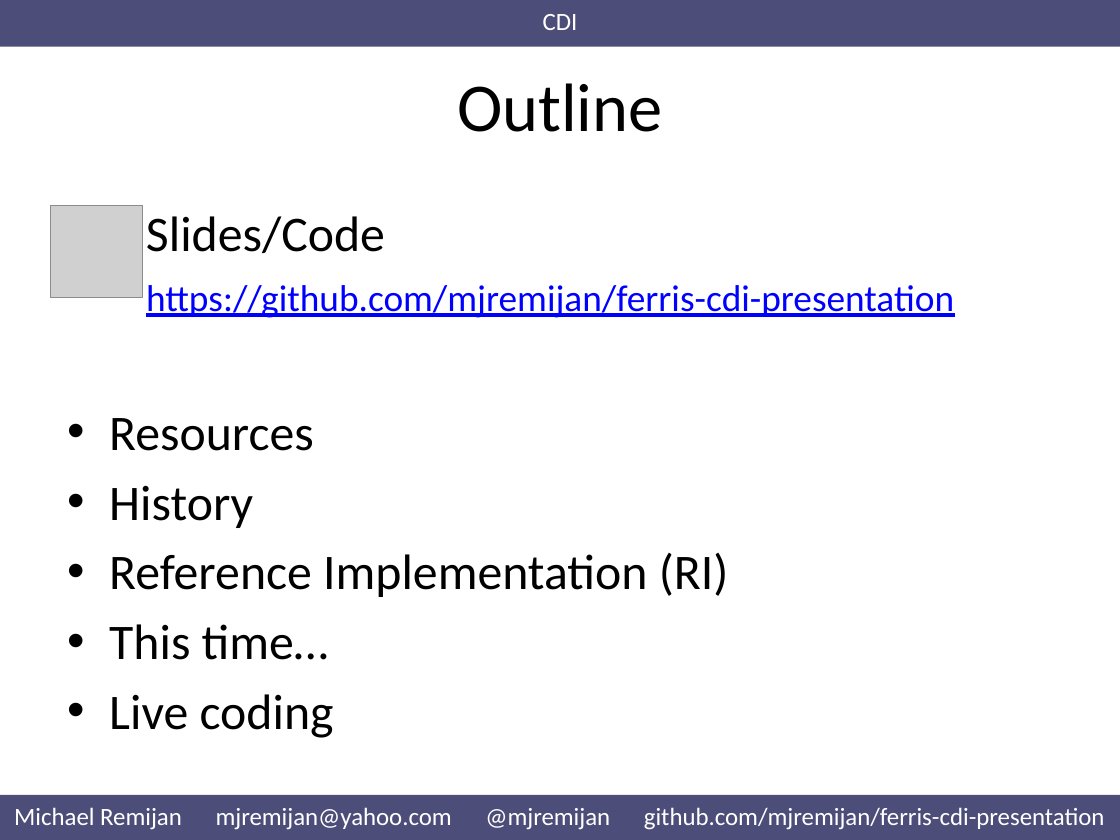
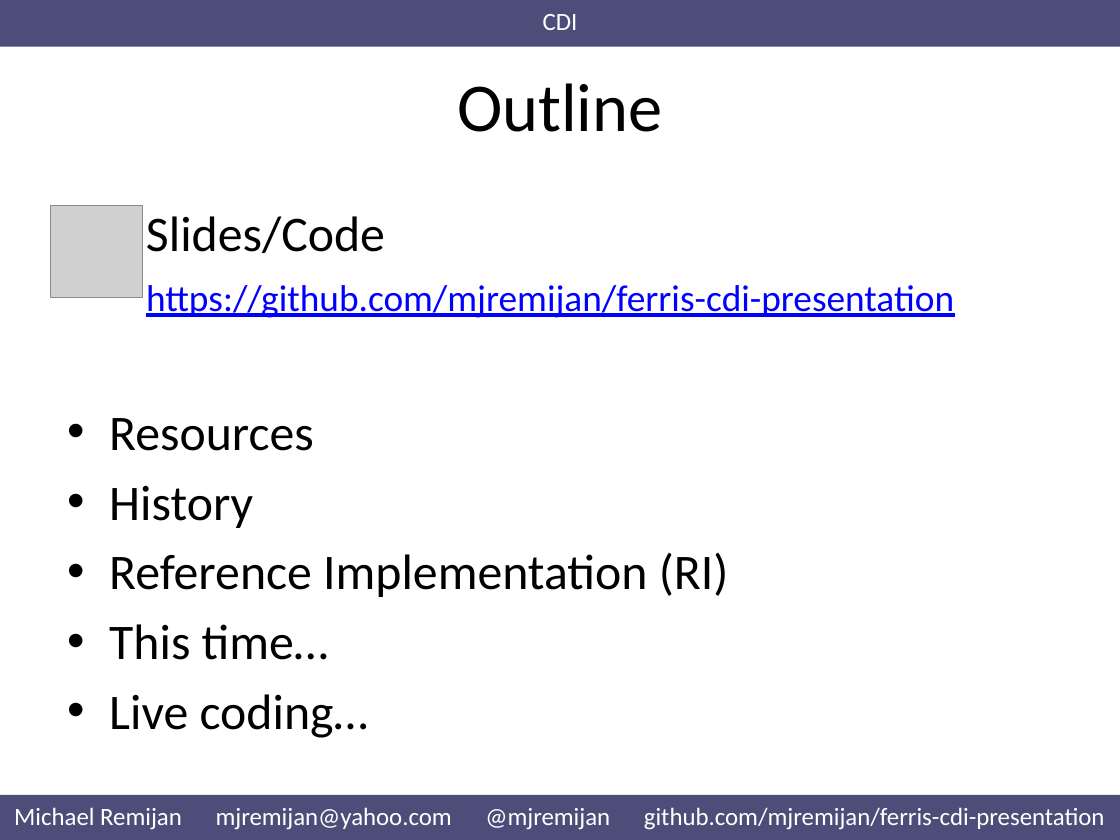
Before and after one commit to mjremijan/ferris-cdi-presentation, a slide deck: slide 4 of Presentation.pptx. Drawn at 1120x840 pixels with LibreOffice and Linux fonts; fonts in the diff are those of the drawing; grey boxes stand for pictures. Boxes give left, top, right and bottom in pixels: in the first picture for what was removed or moved away, otherwise in the second. Text is boxed around its words. In the diff, an @@ line names an element or a change of style, - is before the commit and + after.

```diff
--- a/Presentation.pptx
+++ b/Presentation.pptx
@@ text at box(109, 694, 368, 738): text changed @@
-• Live coding
+• Live coding…
```
Also in this commit, not shown: 3 other slides changed.
